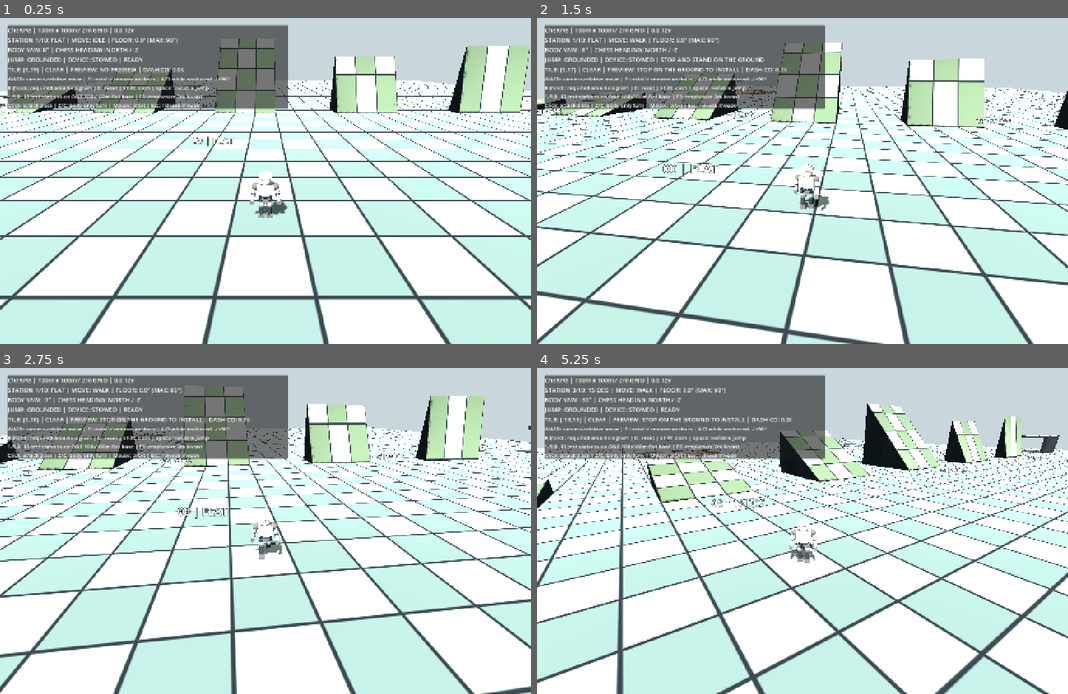
Above: before the commit, frames 1-4 (two rows, left to right).
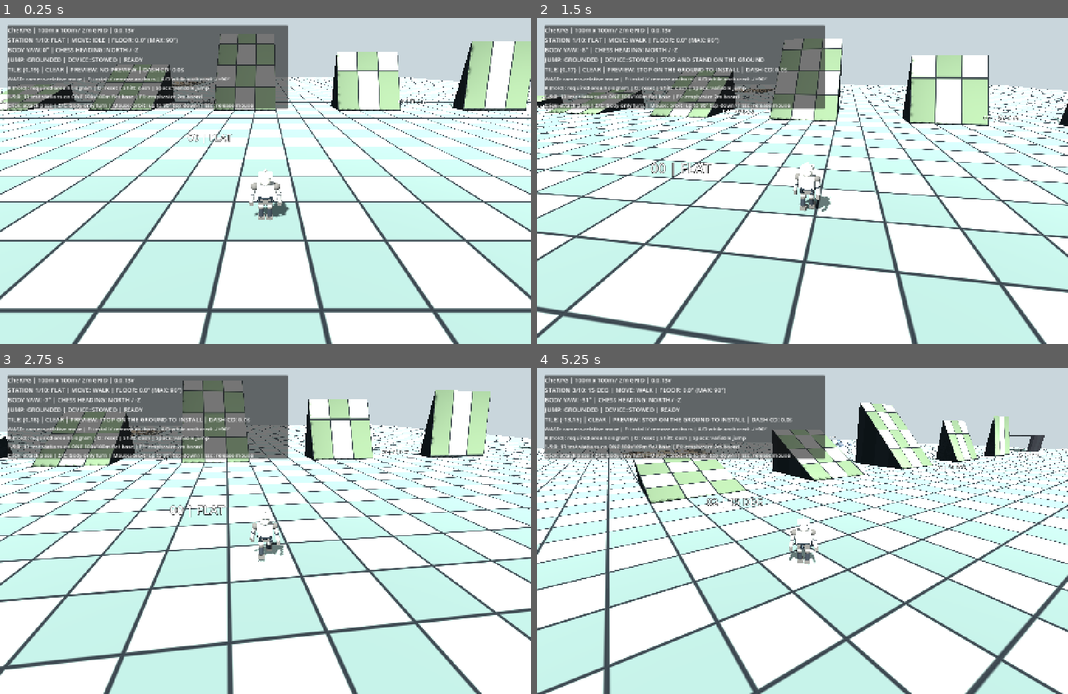
Above: after the commit, the same moments.

Repository: zzunlsj/cherpg
Game: Godot game, scene res://scenes/MotionLab.tscn
The game is run twice, just before and just after one commit, with the same random seed, the same clock (stepped at 60 frames per second) and the same inputs.
Inputs (mouse positions are in pixels of both pictures, inside the frame that each line leads up to):
- Up to frame 1 (0.25 s): no input
- Up to frame 2 (1.5 s): tap Enter at 0.5 s; move the mouse to (829, 181) at 0.52 s; hold R 0.53-1.28 s; hold W from 0.53 s (still down); click (829, 181) at 0.67 s; tap Space at 0.77 s; move the mouse to (775, 181) at 1.27 s; tap F at 1.35 s; click (775, 181) at 1.42 s
- Up to frame 3 (2.75 s): keep holding W; tap Space at 1.52 s; move the mouse to (276, 524) at 2.02 s; tap O at 2.1 s; click (276, 524) at 2.17 s
- Up to frame 4 (5.25 s): keep holding W; move the mouse to (797, 537) at 2.77 s; tap Shift at 2.85 s; click (797, 537) at 2.92 s; tap Space at 3.02, 3.77, 4.52 s; move the mouse to (839, 534) at 3.52 s; tap 1 at 3.6 s; click (839, 534) at 3.67 s; move the mouse to (760, 527) at 4.27 s; tap 2 at 4.35 s; click (760, 527) at 4.42 s; move the mouse to (807, 531) at 5.02 s; tap 3 at 5.1 s; click (807, 531) at 5.17 s

The runs differ from the first frame. In frame 1, 28% of the frame differs, in the area x 0-100%, y 3-100%; in frame 2, 26%; in frame 3, 28%; in frame 4, 26%.
Error after the commit: Invalid call. Nonexistent function 'set_camera_orbit_yaw' in base 'CharacterBody3D (pawn_controller.gd)'. (res://scripts/motion_lab.gd:103)

Commit message:
fix(camera): allow true 90-degree overhead orbit with stable look-at and yaw-based steering

Diff:
--- a/godot/tests/motion_rotation_lab/scripts/motion_lab.gd
+++ b/godot/tests/motion_rotation_lab/scripts/motion_lab.gd
@@ -8,7 +8,11 @@
 var info: Label
 var help_label: Label
 var camera_yaw := 0.0
-var camera_pitch := -0.19
+# Elevation measured upward from horizon: 0° horizontal, 90° straight down.
+# Mouse up increases elevation; a full 90° top-down view is explicitly allowed.
+var camera_elevation := deg_to_rad(24.0)
+const CAMERA_ELEVATION_MIN := -PI / 7.2
+const CAMERA_ELEVATION_MAX := PI / 2.0
 var camera_distance := 6.8
 var camera_target := Vector3.ZERO
 var grid_debug_visible := false
@@ -69,7 +73,7 @@
 	info.add_theme_font_size_override("font_size",16)
 	content.add_child(info)
 	help_label = Label.new()
-	help_label.text = "WASD: camera-relative move | F: install  …(221 unchanged characters)… se | Z/C: body-only turn | Mouse: orbit | Esc: release mouse"
+	help_label.text = "WASD: camera-relative move | F: install  …(221 unchanged characters)… se | Z/C: body-only turn | Mouse: orbit (up to 90° top-down) | Esc: release mouse"
 	help_label.add_theme_font_size_override("font_size",14)
 	content.add_child(help_label)
 	_update_hud()
@@ -88,14 +92,20 @@
 	var desired_target: Vector3 = pawn.global_position + Vector3.UP * 1.13
 	camera_target = camera_target.lerp(desired_target,clampf(delta*7.0,0.0,1.0))
 	var lateral := Vector3(sin(camera_yaw),0,cos(camera_yaw))
-	var desired := camera_target + lateral * camera_distance * cos(camera_pitch) + Vector3.UP * camera_distance * (0.24 - sin(camera_pitch))
+	var desired := camera_target + lateral * camera_distance * cos(camera_elevation) + Vector3.UP * camera_distance * sin(camera_elevation)
 	camera.global_position = camera.global_position.lerp(desired,clampf(delta*8.0,0.0,1.0))
-	camera.look_at(camera_target,Vector3.UP)
+	# At 90°, World UP is parallel to the downward view. Choose a stable
+	# horizontal camera-up vector to prevent look_at's singularity/roll flip.
+	var stable_up: Vector3 = -lateral if camera_elevation >= deg_to_rad(89.0) else Vector3.UP
+	camera.look_at(camera_target,stable_up)
+	# Steering follows camera orbit yaw, even when camera looks straight down.
+	# Screen-up never snaps to a default world axis at 90° elevation.
+	pawn.set_camera_orbit_yaw(camera_yaw)
 
 func _input(event: InputEvent) -> void:
 	if event is InputEventMouseMotion and Input.mouse_mode == Input.MOUSE_MODE_CAPTURED:
 		camera_yaw -= event.relative.x*.004
-		camera_pitch = clampf(camera_pitch+event.relative.y*.003,-.7,.5)
+		camera_elevation = clampf(camera_elevation-event.relative.y*.003,CAMERA_ELEVATION_MIN,CAMERA_ELEVATION_MAX)
 	elif event is InputEventMouseButton and event.button_index == MOUSE_BUTTON_LEFT and event.pressed:
 		if pawn != null:
 			pawn.trigger_attack()
@@ -154,7 +164,7 @@
 		return
 	var station: String = str(terrain.call("station_name",active_station))
 	var rule_status: String = "RESISTANCE" if pawn.resistance_time > 0.0 else "CLEAR"
-	info.text = "CheRPG | 100m x 100m / 2m GRID | 0.0.12v\n" \
+	info.text = "CheRPG | 100m x 100m / 2m GRID | 0.0.13v\n" \
 		+ "STATION %d/10: %s | MOVE: %s | FLOOR: %.1f° (MAX: 90°)\n" % [active_station+1,station,pawn.move_state,pawn.floor_deg] \
 		+ "BODY YAW: %.0f° | CHESS HEADING: %s\n" % [rad_to_deg(pawn.avatar.rotation.y),pawn.HEADING_NAMES[pawn.heading_index]] \
 		+ "JUMP: %s | DEVICE: %s | %s\n" % [pawn.jump_state,pawn.device.call("phase_name"),pawn.device.reason] \
